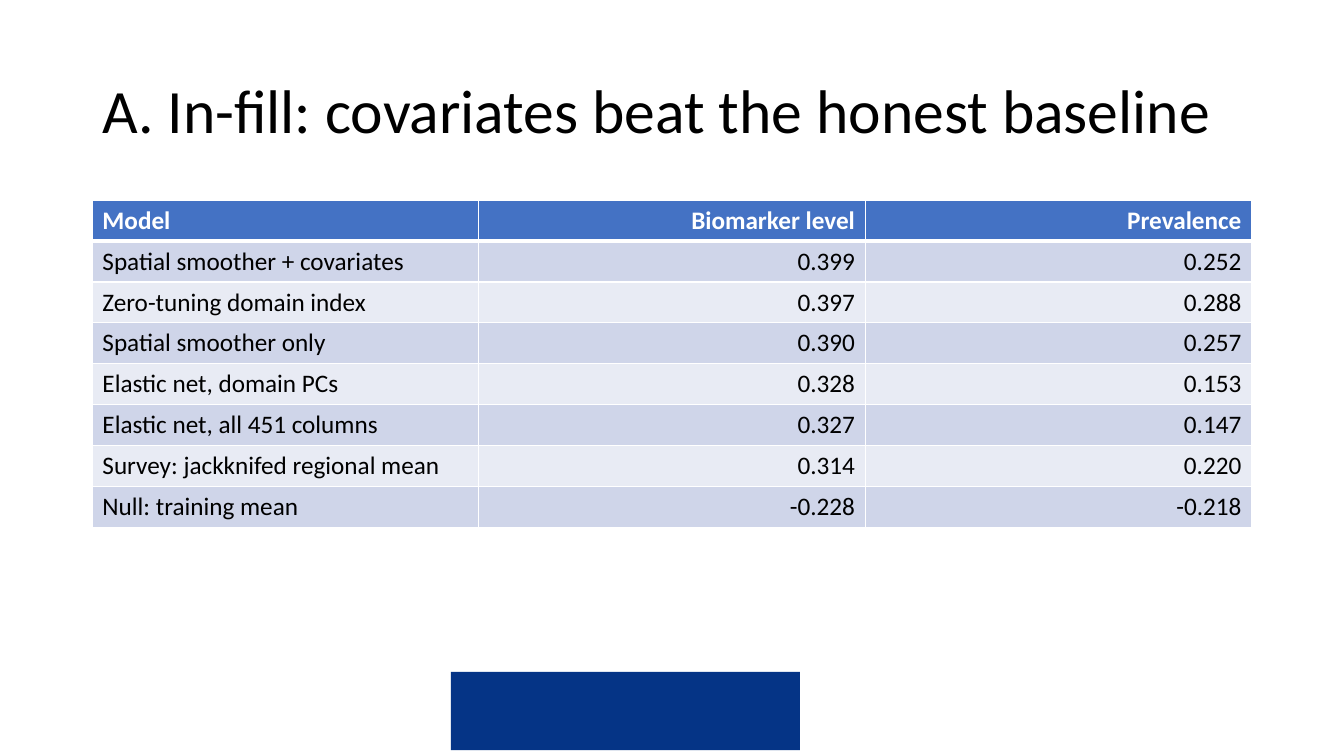
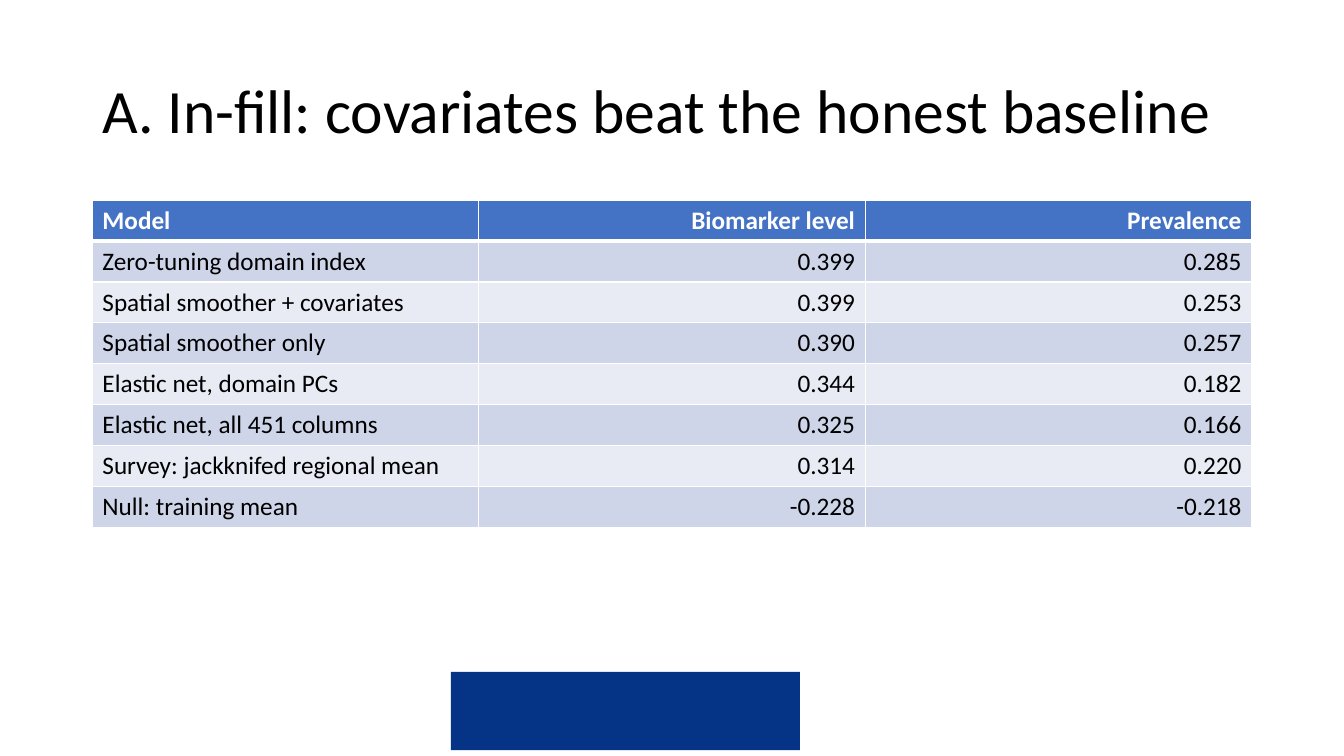
Before and after one commit to amertens/mn-prediction, a slide deck: slide 13 of docs/slides/MN-proxy-Ghana-presentation-2026-09.pptx. Drawn at 1344x756 pixels with LibreOffice and Linux fonts; fonts in the diff are those of the drawing; background and template pictures are left out. Boxes give left, top, right and bottom in pixels: in the first picture for what was removed or moved away, otherwise in the second. Text is boxed around its words. In the diff, an @@ line names an element or a change of style, - is before the commit and + after.

```diff
--- a/docs/slides/MN-proxy-Ghana-presentation-2026-09.pptx
+++ b/docs/slides/MN-proxy-Ghana-presentation-2026-09.pptx
@@ table at box(93, 201, 1251, 680) @@
-row 2, column 1: Spatial smoother + covariates
+row 2, column 1: Zero-tuning domain index
-row 2, column 3: 0.252
+row 2, column 3: 0.285
-row 3: Zero-tuning domain index | 0.397 | 0.288
+row 3: Spatial smoother + covariates | 0.399 | 0.253
-row 5, column 2: 0.328
+row 5, column 2: 0.344
-row 5, column 3: 0.153
+row 5, column 3: 0.182
-row 6, column 2: 0.327
+row 6, column 2: 0.325
-row 6, column 3: 0.147
+row 6, column 3: 0.166
```
Also in this commit, not shown: 9 other slides changed, 40 other files.
